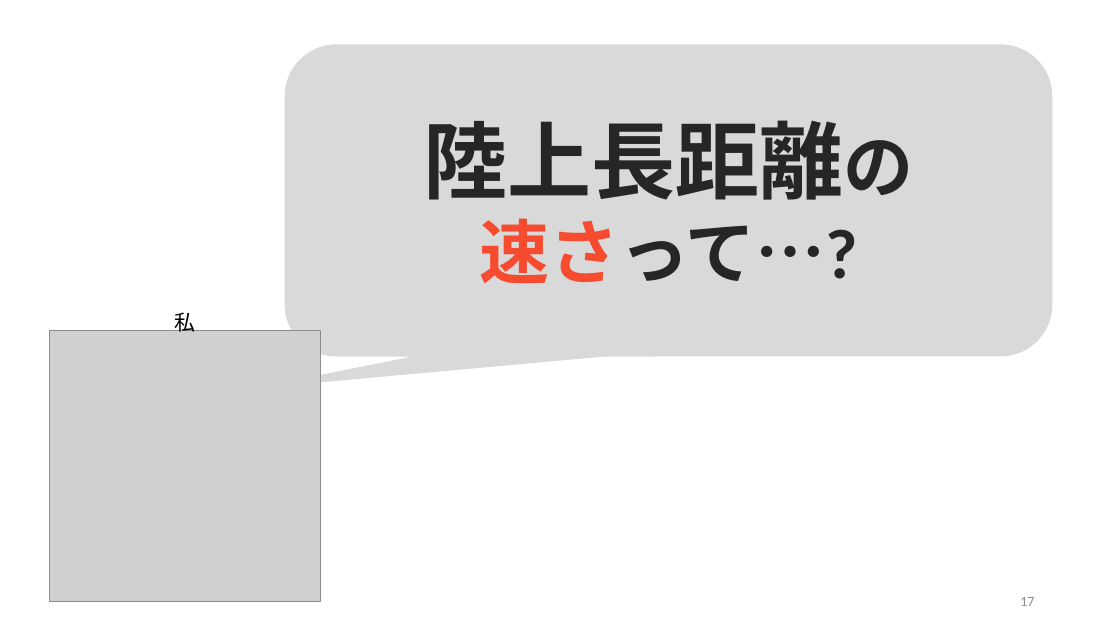
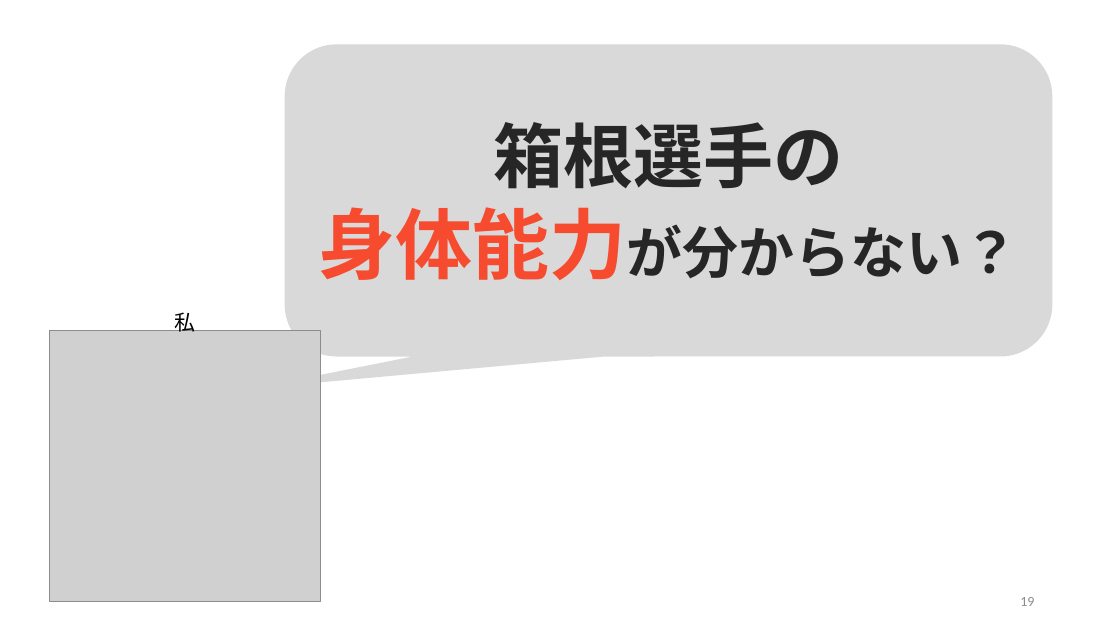
Before and after one commit to yamada-ai/java-prac, a slide deck: slide 19 of 2025_0131_箱根駅伝_aa.pptx (slide 17 before the commit). Drawn at 1120x630 pixels with LibreOffice and Linux fonts; fonts in the diff are those of the drawing; grey boxes stand for pictures. Boxes give left, top, right and bottom in pixels: in the first picture for what was removed or moved away, otherwise in the second. Text is boxed around its words. In the diff, an @@ line names an element or a change of style, - is before the commit and + after.

```diff
--- a/2025_0131_箱根駅伝_aa.pptx
+++ b/2025_0131_箱根駅伝_aa.pptx
@@ text in rounded speech box at (x1=319, y1=122, x2=1018, y2=280): text changed; size 60 to 48 pt @@
-陸上長距離の
-速さって…?
+箱根選手の
+身体能力が分からない？
@@ page number at (x1=1020, y1=597, x2=1034, y2=606): text changed @@
-17
+19
```
Also in this commit, not shown: 12 other slides changed, 10 slides added.
